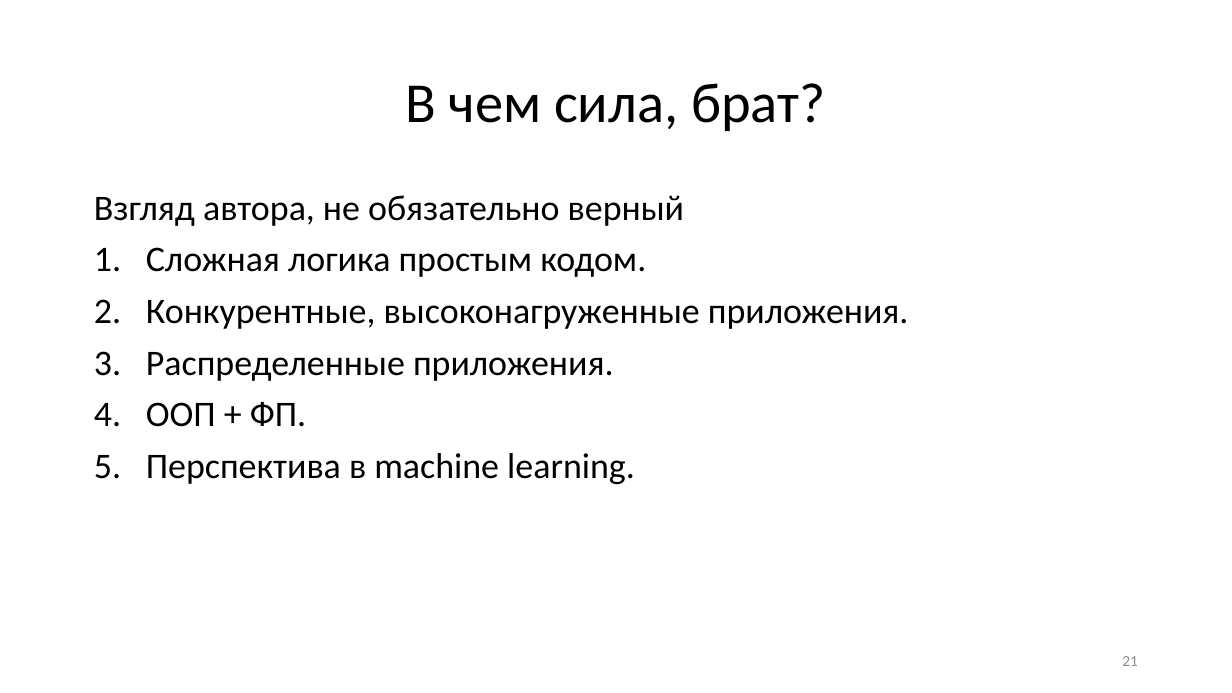
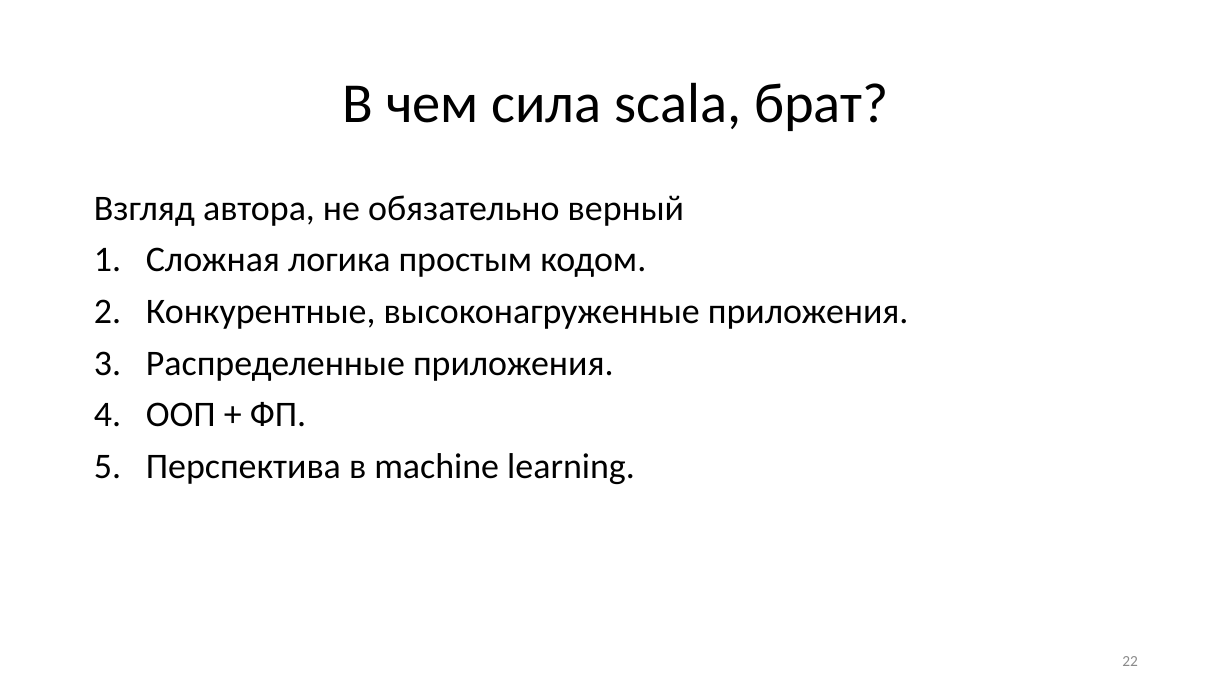
Before and after one commit to jokerexhuman/ScalaForLittle, a slide deck: slide 22 of scalaInPictures1.0.pptx (slide 21 before the commit). Drawn at 1232x693 pixels with LibreOffice and Linux fonts; fonts in the diff are those of the drawing. Boxes give left, top, right and bottom in pixels: in the first picture for what was removed or moved away, otherwise in the second. Text is boxed around its words. In the diff, an @@ line names an element or a change of style, - is before the commit and + after.

```diff
--- a/scalaInPictures1.0.pptx
+++ b/scalaInPictures1.0.pptx
@@ title at <box>343,82,889,131</box>: text changed @@
-В чем сила, брат?
+В чем сила scala, брат?
@@ page number at <box>1122,656,1138,666</box>: text changed @@
-21
+22
```
Also in this commit, not shown: 6 other slides changed, 2 slides added, 1 other file.
